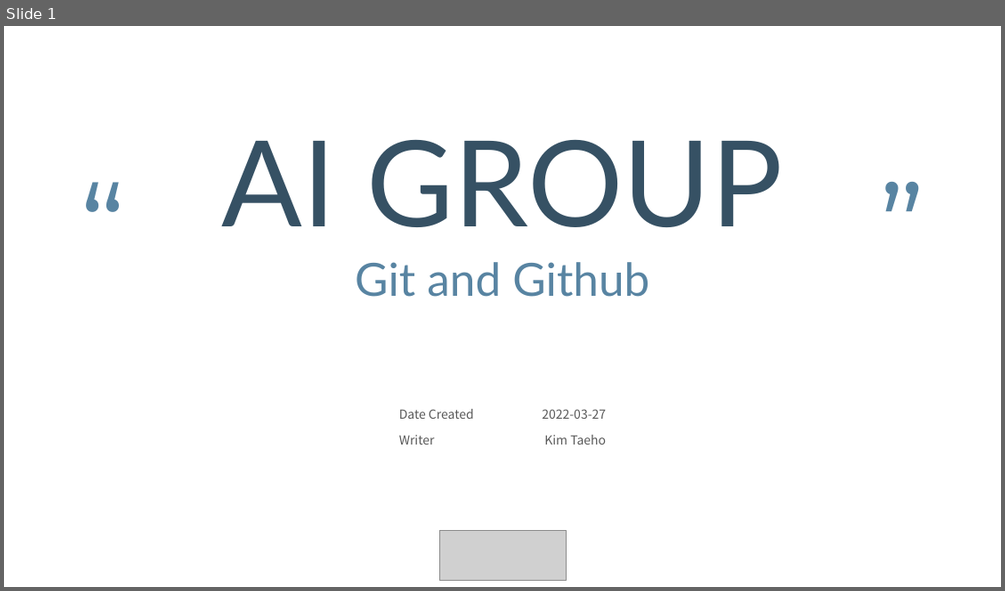
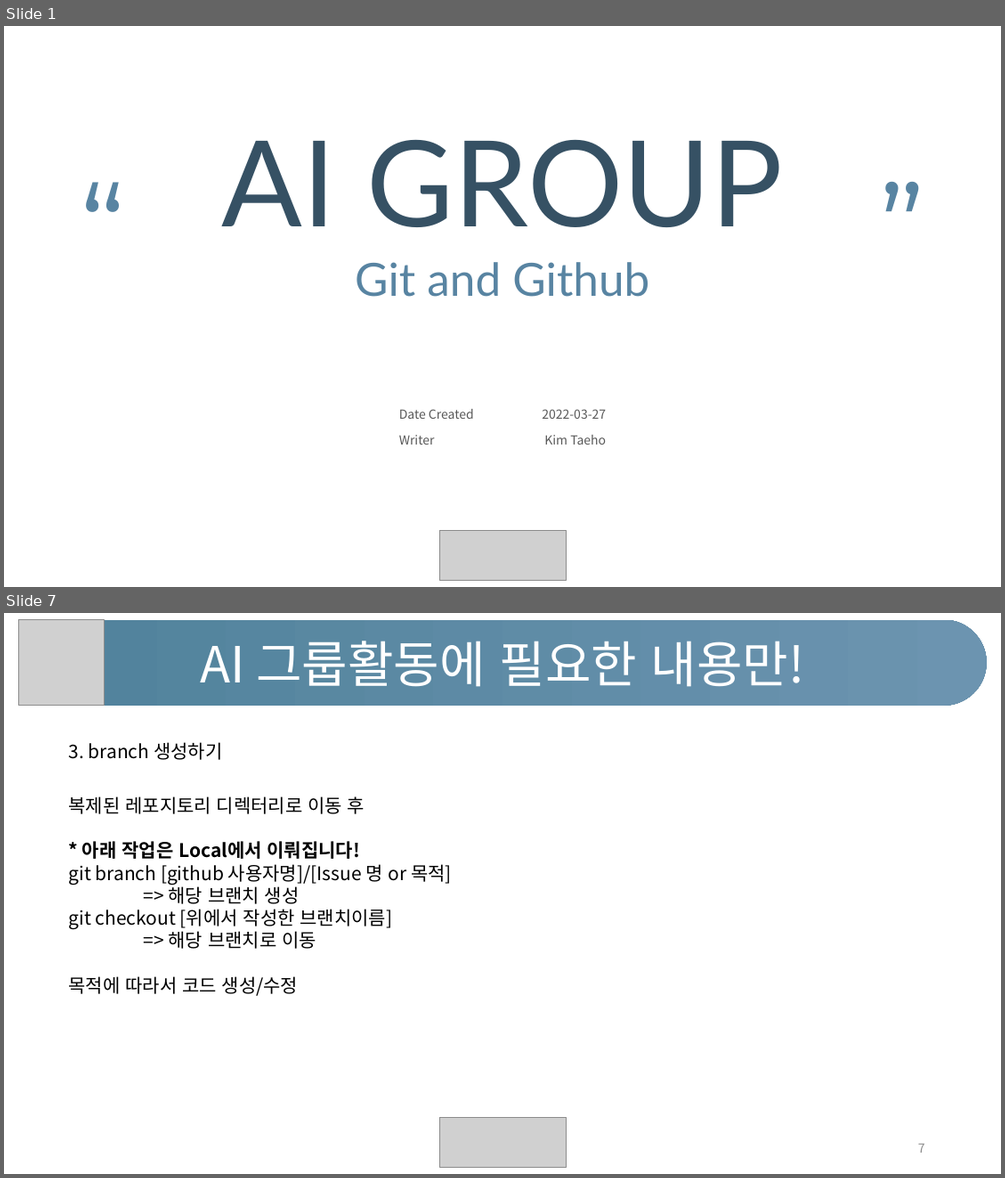
Before and after one commit to 2022-Semtle/AI, a slide deck: slide/public/20220327-Git-and-Github.pptx. Shown one above the other, each under a label of ours: slide 1 before the commit, slides 1 and 7 after it; the slides between them are not shown. The pictures are 1005x591 and 1005x1178 pixels, drawn with LibreOffice and Linux fonts; fonts in the diff are those of the drawing; grey boxes stand for pictures. Boxes give left, top, right and bottom in pixels: in the first picture for what was removed or moved away, otherwise in the second. Text is boxed around its words. In the diff, an @@ line names an element or a change of style, - is before the commit and + after.

Commit message:
Modified Git-and-Github.pptx, 수업 자료 최신화

```diff
--- a/slide/public/20220327-Git-and-Github.pptx
+++ b/slide/public/20220327-Git-and-Github.pptx
@@ slide 7 added at (4, 613, 1001, 1174), background #FFFFFF @@
@@ rounded rectangle added at (18, 620, 987, 705), fill gradient #50829B to #6C94B0, 48 pt, text #FFFFFF @@
+AI 그룹활동에 필요한 내용만!
@@ picture added at (18, 620, 104, 705) @@
@@ text added at (69, 742, 222, 760), 18 pt, text #000000 @@
+3. branch 생성하기
@@ text added at (69, 796, 452, 996), 18 pt, text #000000 @@
+복제된 레포지토리 디렉터리로 이동 후
+* 아래 작업은 Local에서 이뤄집니다!
+git branch [github 사용자명]/[Issue 명 or 목적]
+=> 해당 브랜치 생성
+git checkout [위에서 작성한 브랜치이름]
+=> 해당 브랜치로 이동
+목적에 따라서 코드 생성/수정
@@ picture added at (439, 1118, 566, 1167) @@
@@ page number added at (918, 1143, 925, 1152), 12 pt, text #8C8C8C @@
+7
```
Also in this commit, not shown: 17 other slides added, 1 slide removed.
